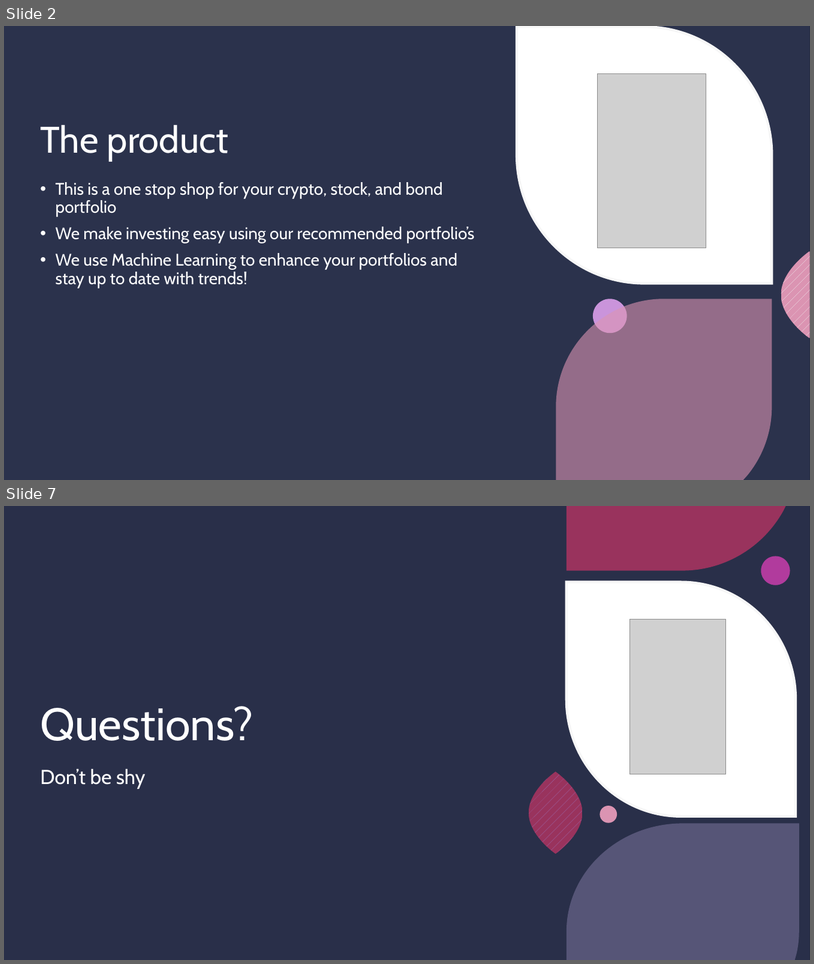
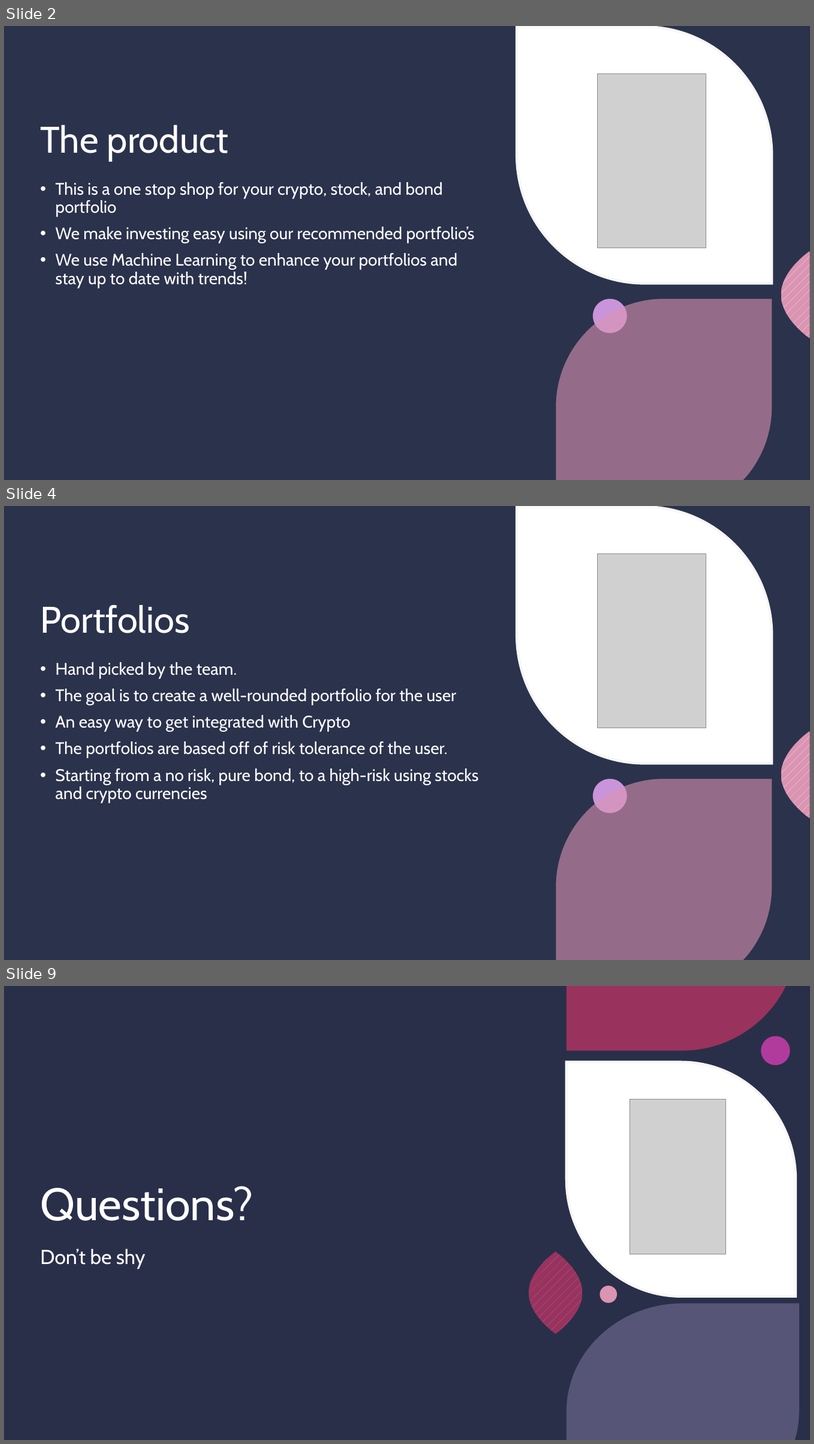
Before and after one commit to toniahurst/project_2, a slide deck: RoCry.pptx. Shown one above the other, each under a label of ours: slides 2 and 7 before the commit, slides 2, 4 and 9 after it; the slides between them are not shown. The pictures are 814x964 and 814x1444 pixels, drawn with LibreOffice and Linux fonts; fonts in the diff are those of the drawing; grey boxes stand for pictures; background and template pictures are left out. Boxes give left, top, right and bottom in pixels: in the first picture for what was removed or moved away, otherwise in the second. Text is boxed around its words. In the diff, an @@ line names an element or a change of style, - is before the commit and + after.

```diff
--- a/RoCry.pptx
+++ b/RoCry.pptx
@@ slide 4 added at [4, 506, 810, 960], background picture (left out); not listed: 3 template elements that a slide beside it also shows @@
@@ rectangle added at [4, 506, 810, 960], fill #1C2031 @@
@@ rectangle added at [4, 506, 810, 960], fill #434D76 at 40% opacity @@
@@ group added at [516, 506, 810, 960]: 5 freeform shapes, 1 ellipse @@
@@ picture added at [598, 554, 707, 727] @@
@@ title added at [40, 605, 189, 633], 44 pt, text #FFFFFF @@
+Portfolios
@@ text added at [56, 662, 479, 802], 20 pt, text #FFFFFF @@
+• Hand picked by the team.
+• The goal is to create a well-rounded portfolio for the user
+• An easy way to get integrated with Crypto
+• The portfolios are based off of risk tolerance of the user.
+• Starting from a no risk, pure bond, to a high-risk using stocks and crypto currencies
@@ what was slide 7 is now slide 9 @@
```
Also in this commit, not shown: 4 slides changed, 1 other slide added, 7 other files.
